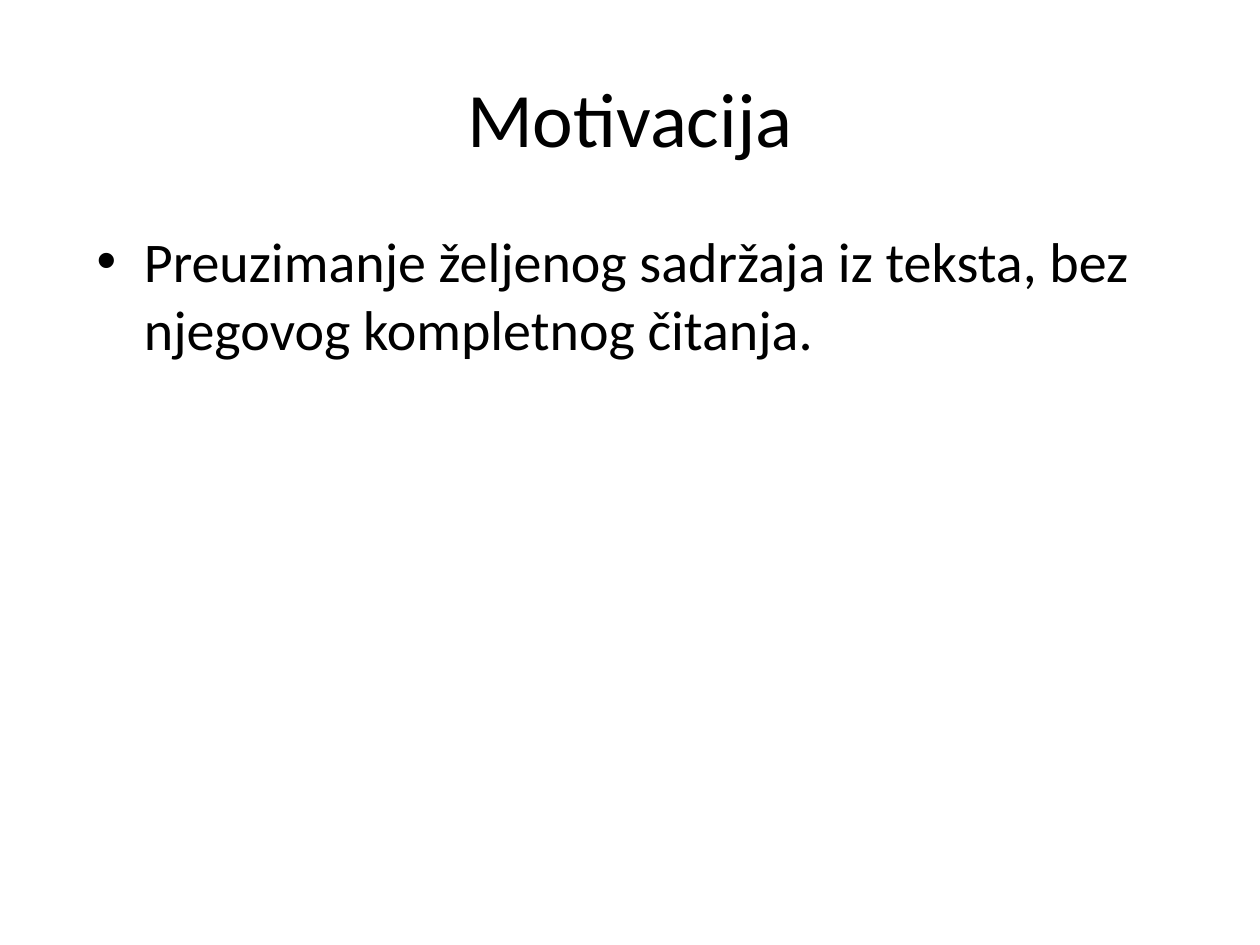
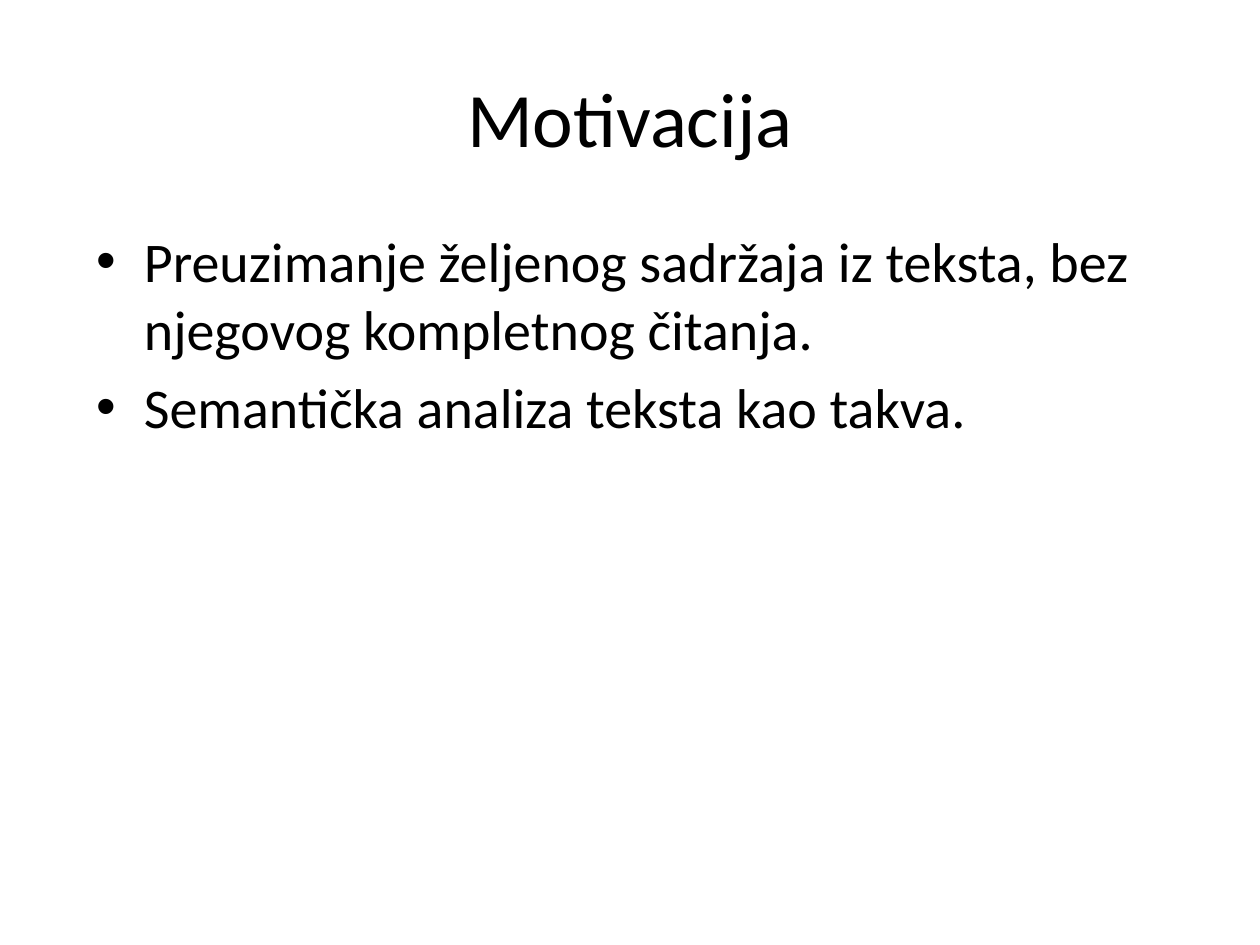
Before and after one commit to vdragan1993/sentence-classification, a slide deck: slide 3 of semantic_classification_ppt.pptx. Drawn at 1260x945 pixels with LibreOffice and Linux fonts; fonts in the diff are those of the drawing; background and template pictures are left out. Boxes give left, top, right and bottom in pixels: in the first picture for what was removed or moved away, otherwise in the second. Text is boxed around its words. In the diff, an @@ line names an element or a change of style, - is before the commit and + after.

Commit message:
Working on .ppt presentation.

```diff
--- a/semantic_classification_ppt.pptx
+++ b/semantic_classification_ppt.pptx
@@ text at (144, 389, 966, 429): paragraph added @@
+• Semantička analiza teksta kao takva.
```
Also in this commit, not shown: 3 slides added.
